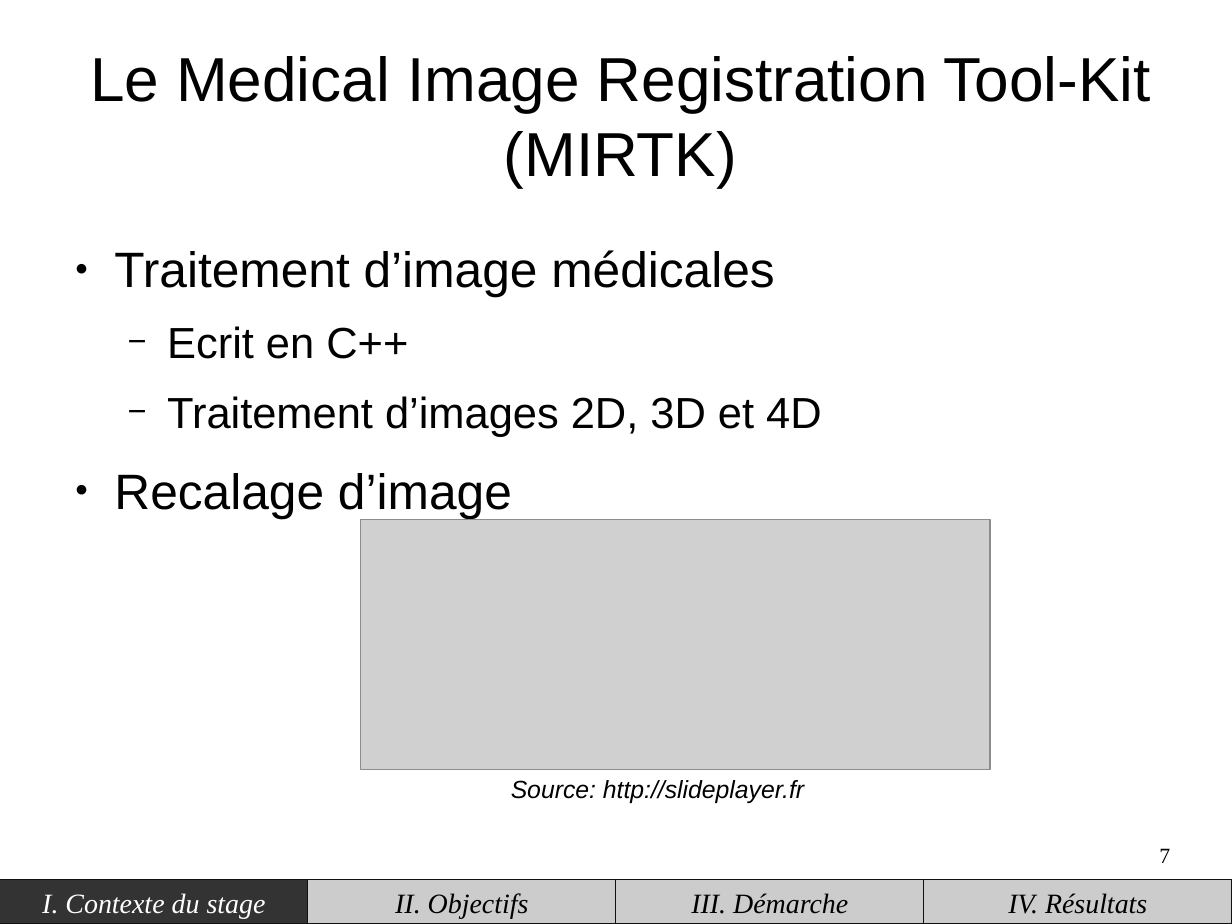
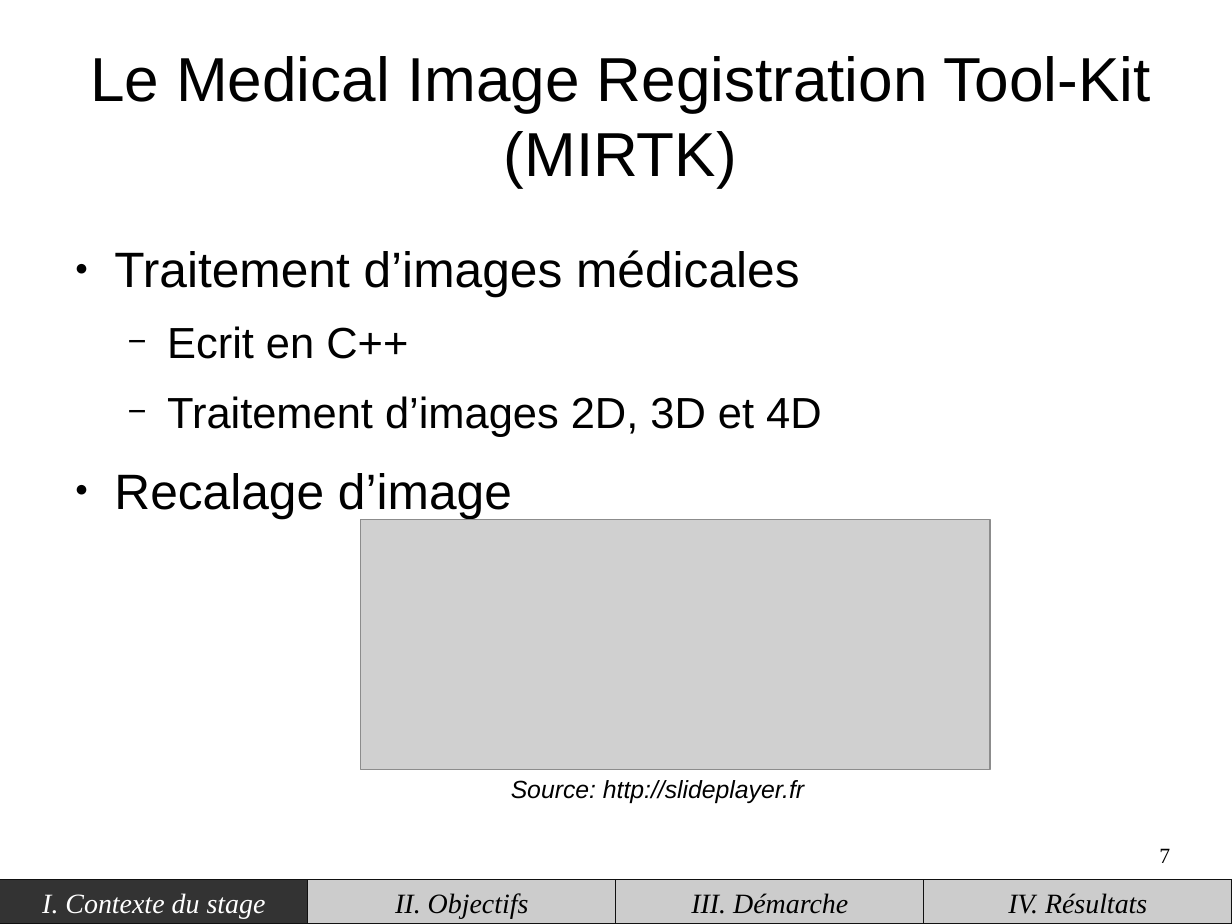
Before and after one commit to piatf/Report-2016-interniship-BioMedIA, a slide deck: slide 7 of presentation.odp. Drawn at 1232x924 pixels with LibreOffice and Linux fonts; fonts in the diff are those of the drawing; grey boxes stand for pictures. Boxes give left, top, right and bottom in pixels: in the first picture for what was removed or moved away, otherwise in the second. Text is boxed around its words. In the diff, an @@ line names an element or a change of style, - is before the commit and + after.

```diff
--- a/presentation.odp
+++ b/presentation.odp
@@ text at (114, 250, 800, 297): text changed @@
-● Traitement d’image médicales
+● Traitement d’images médicales
```
Also in this commit, not shown: 2 other slides changed.
